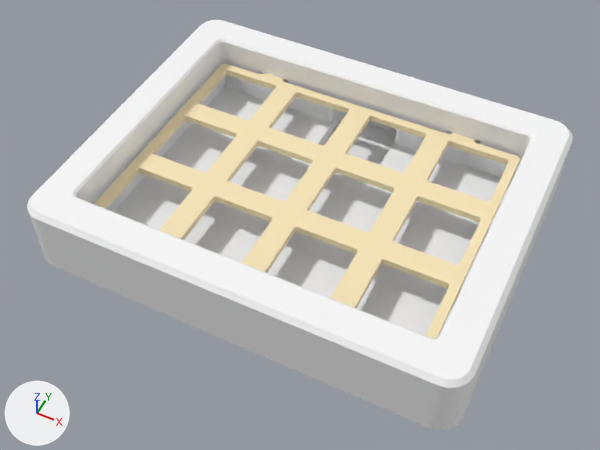
A saved change to the FBX model twelvekey.fbx.
Before and after are seen from a 50 mm lens placed at (0.0917, -0.1407, 0.1275), pointed at (0.0376, -0.0324, -0.0079). The axes (+X, +Y, +Z) are drawn at lower left. The lights are the same throughout. Where no turn or scale is listed for an object, it has been applied to the vertices.

Objects in the first picture: 'Bottom', 'Plate', 'Top'.
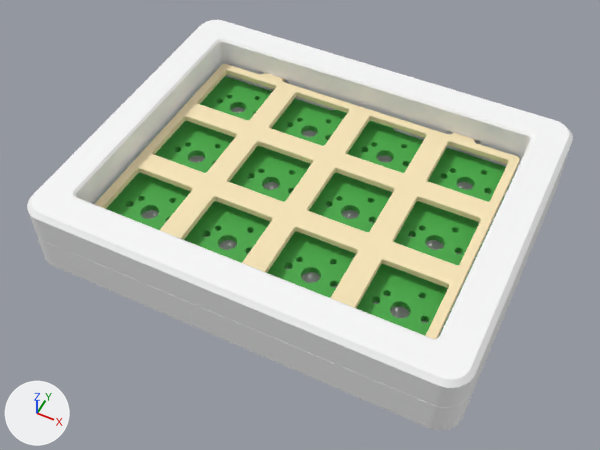
Boxes [x1, y1, x2, y2] around the edits, measured in the pictures (600 x 450 px):
'Body1.029', added (green): after [106, 77, 516, 338]
'Bottom', unchanged, covered by the edit: before [36, 75, 564, 430]; after [36, 72, 564, 430]

Diff of the bpy script that builds the scene:
```diff
--- a/twelvekey.fbx.py
+++ b/twelvekey.fbx.py
@@ mat_opaque_204_204_204 @@
+mat_opaque_204_204_204 = principled_material('Opaque(204,204,204)')
+mat_opaque_204_204_204.base_color = (0.8, 0.8, 0.8)  # white #e7e7e7
+mat_opaque_204_204_204.roughness = 0.553
@@ mat_opaque_15_102_15 @@
+mat_opaque_15_102_15 = principled_material('Opaque(15,102,15)')
+mat_opaque_15_102_15.base_color = (0.0588, 0.4, 0.0588)  # green #45aa45
+mat_opaque_15_102_15.roughness = 0.553
@@ me_body1_005 @@
+me_body1_005.from_pydata(...)  # 6856 vertices, 13716 faces; spans x 0.0..0.00895, y -0.0073..0.0, z -0.00316..0.00104
+me_body1_005.materials.append(mat_opaque_204_204_204)  # white #e7e7e7
@@ me_body1_013 @@
+me_body1_013.from_pydata(...)  # 7030 vertices, 14344 faces; spans x 0.0878..0.163, y -0.1017..-0.039, z 0.0..0.0016
+me_body1_013.materials.append(mat_opaque_15_102_15)  # green #45aa45
@@ ob_body1_010 @@
+ob_body1_010 = bpy.data.objects.new('Body1.010', me_body1_005)
+ob_body1_010.location = (0.0336, 0.0076, -0.0041)
@@ ob_body1_029 @@
+ob_body1_029 = bpy.data.objects.new('Body1.029', me_body1_013)
+ob_body1_029.location = (-0.0872, 0.0449, -0.004)
```
